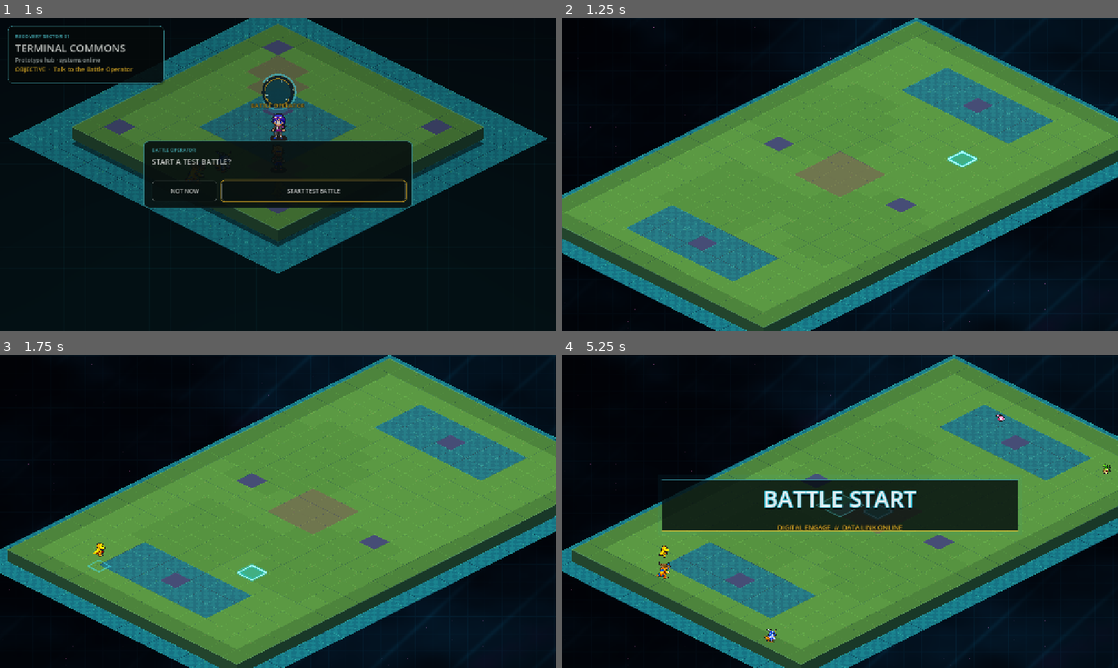
Above: before the commit, frames 1-4 (two rows, left to right).
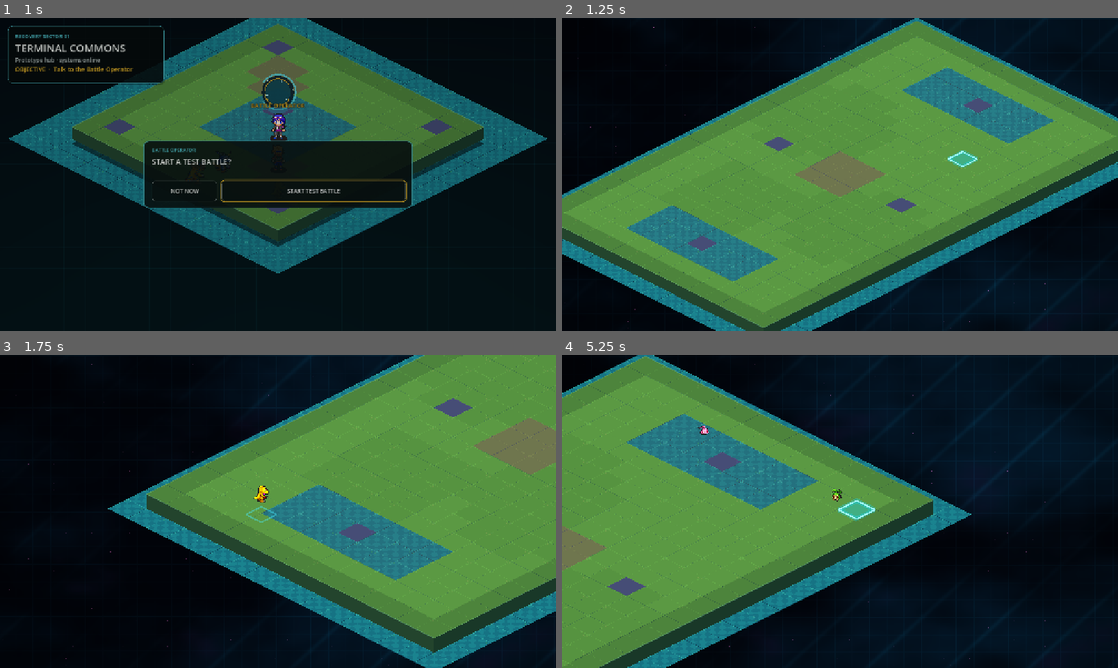
Above: after the commit, the same moments.

Repository: EwertonMendes/DigiGame
Game: Godot game, scene res://scenes/world/hub.tscn
Two runs of this game, one before a commit and one after it. Both use one fixed random seed, a clock stepped at 60 frames per second and the inputs below.
Inputs (mouse positions are in pixels of both pictures, inside the frame that each line leads up to):
- Up to frame 1 (1 s): tap Enter (ui_accept) at 0.5, 0.77 s; move the mouse to (400, 158) at 0.52 s; hold Right (ui_right) from 0.53 s (still down); tap Mouse wheel down (wheel_down) at 0.6 s; click (400, 158) at 0.67 s
- Up to frame 2 (1.25 s): keep holding Right (ui_right)
- Up to frame 3 (1.75 s): release Right (ui_right) at 1.25 s; drag from (166, 527) to (250, 574) at 1.27 s
- Up to frame 4 (5.25 s): move the mouse to (895, 442) at 2.02 s; hold Right (ui_right) 2.03-2.75 s; tap Backspace at 2.1 s; drag from (812, 574) to (673, 464) at 2.77 s; move the mouse to (1006, 558) at 3.52 s; hold Left (ui_left) 3.53-4.25 s; tap Keypad Enter at 3.6 s; tap Enter (ui_accept) at 3.77 s; drag from (673, 464) to (756, 433) at 4.27 s; move the mouse to (867, 511) at 5.02 s; hold Down (ui_down) from 5.03 s (still down); tap 4 at 5.1 s; click (867, 511) at 5.17 s

Frame 1 is identical in both runs. In frame 2, 2.1% of the frame differs, in the area x 0-100%, y 0-100%; in frame 3, 49%; in frame 4, 68%.
Error in both runs: Invalid assignment of property or key 'explosiveness_ratio' with value of type 'float' on a base object of type 'CPUParticles2D'. (res://src/battle/DigimonBatt…

Commit message:
Focus camera on each Digimon during battle intro

Diff:
--- a/src/battle/BattleOpeningController.gd
+++ b/src/battle/BattleOpeningController.gd
@@ -1,7 +1,8 @@
 extends "res://src/battle/StableSequencedBattleController.gd"
 
 const BattleStartBannerScript = preload("res://src/battle/BattleStartBanner.gd")
-const TEAM_SPAWN_GAP := 0.055
+const TEAM_SPAWN_GAP := 0.08
+const TEAM_SWITCH_GAP := 0.14
 
 var _opening_running := false
 
@@ -40,8 +41,12 @@
 
 func _play_opening_sequence() -> void:
 	var camera := get_viewport().get_camera_2d()
-	if camera != null and camera.has_method("animate_opening_overview"):
-		await camera.call("animate_opening_overview")
+
+	# Re-evaluate facing only after both rosters exist. This makes every actor look
+	# toward a real opposing Digimon instead of relying on a generic map-center
+	# direction while the encounter is still being instantiated.
+	if _controller != null and _controller.has_method("orient_battle_actors_toward_opponents"):
+		_controller.call("orient_battle_actors_toward_opponents")
 
 	var player_team: Array[Node] = []
 	var enemy_team: Array[Node] = []
@@ -56,23 +61,61 @@
 	player_team.sort_custom(_sort_actor_left_to_right)
 	enemy_team.sort_custom(_sort_actor_left_to_right)
 
-	await _reveal_team(player_team)
+	var first_focus := true
+	first_focus = await _reveal_team(player_team, camera, first_focus)
+	await get_tree().create_timer(TEAM_SWITCH_GAP).timeout
+	first_focus = await _reveal_team(enemy_team, camera, first_focus)
 	await get_tree().create_timer(0.10).timeout
-	await _reveal_team(enemy_team)
-	await get_tree().create_timer(0.12).timeout
+
+	# The scheduler can preview turn one without mutating CT. Move from the last
+	# roster reveal to the actual first-turn Digimon at the gameplay zoom before
+	# showing BATTLE START, so combat begins already framed for play instead of
+	# snapping back to a distant whole-board overview.
+	var first_turn_actor := _preview_first_turn_actor()
+	if first_turn_actor != null and camera != null:
+		if camera.has_method("animate_gameplay_focus"):
+			await camera.call("animate_gameplay_focus", first_turn_actor.global_position)
+		elif camera.has_method("focus_on"):
+			camera.call("focus_on", first_turn_actor.global_position)
+		print("[BattleIntro] FIRST_TURN_FOCUS actor=%s" % first_turn_actor.name)
+
 	await _play_battle_start_banner()
 
 
-func _reveal_team(team: Array[Node]) -> void:
+func _reveal_team(team: Array[Node], camera: Camera2D, first_focus: bool) -> bool:
+	var is_first_focus := first_focus
 	for actor: Node in team:
 		if actor == null or not is_instance_valid(actor):
 			continue
+
+		# Keep the logical facing fresh immediately before the close-up. The camera
+		# move finishes first, then the Digimon materializes while actually centered
+		# on screen. This produces a readable roster introduction instead of six
+		# simultaneous effects on a distant board.
+		if _controller != null and _controller.has_method("face_actor_toward_nearest_opponent"):
+			_controller.call("face_actor_toward_nearest_opponent", actor)
+		if camera != null and camera.has_method("animate_intro_focus"):
+			await camera.call("animate_intro_focus", actor.global_position, is_first_focus)
+		elif camera != null and camera.has_method("focus_on"):
+			camera.call("focus_on", actor.global_position)
+		print("[BattleIntro] CAMERA actor=%s team=%s" % [actor.name, "player" if bool(actor.get("is_player_controlled")) else "enemy"])
+
 		if actor.has_method("play_battle_spawn_animation"):
 			await actor.call("play_battle_spawn_animation")
 		else:
 			actor.visible = true
 			actor.modulate = Color.WHITE
+
+		is_first_focus = false
 		await get_tree().create_timer(TEAM_SPAWN_GAP).timeout
+	return is_first_focus
+
+
+func _preview_first_turn_actor() -> Node:
+	if _turn_scheduler == null:
+		return null
+	var preview: Array[Node] = _turn_scheduler.preview_next_actors(_turn_order, null, 1)
+	return preview[0] if not preview.is_empty() else null
 
 
 func _play_battle_start_banner() -> void:
